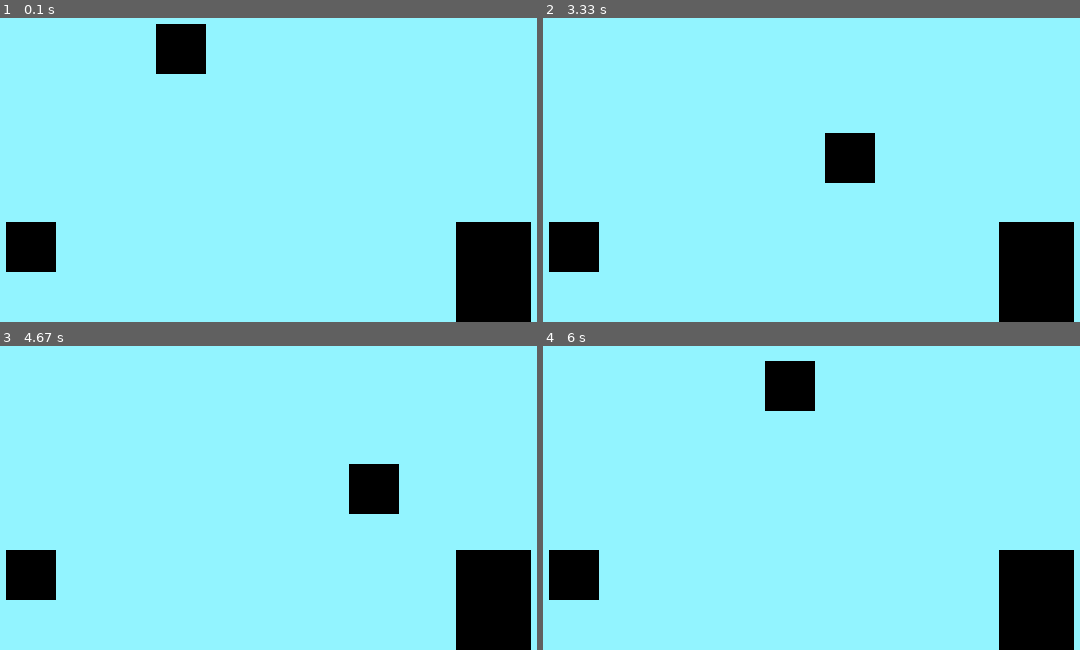
Above: before the commit, frames 1-4 (two rows, left to right).
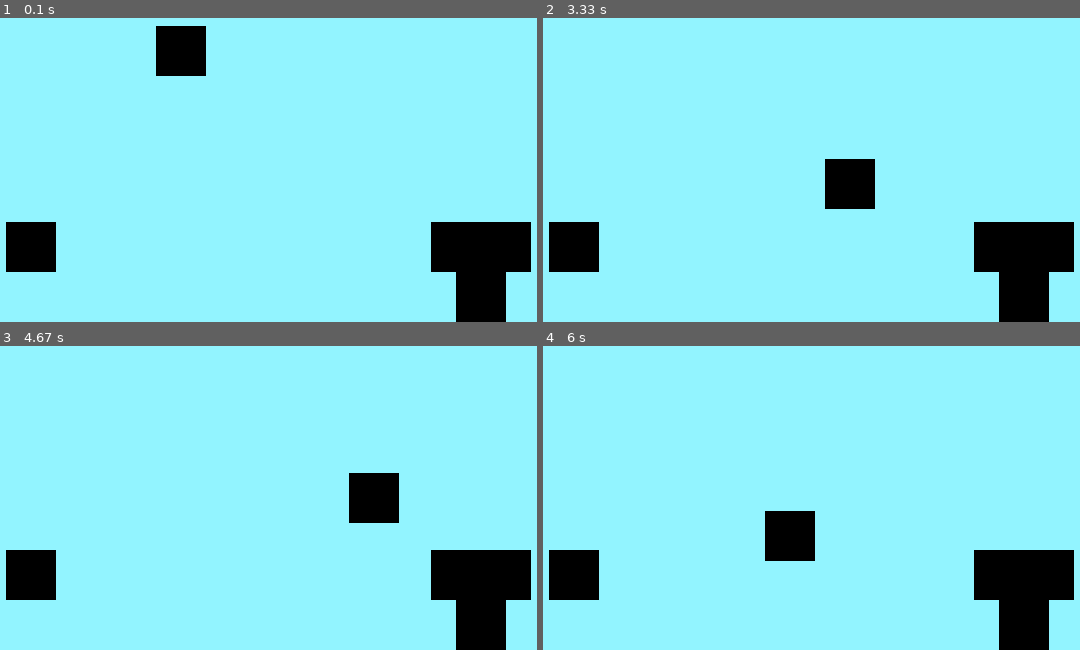
Above: after the commit, the same moments.

Repository: Jobjob321/Pygame-Platformer
Game: pygame game, started from main.py
Same seed, same stepped clock (60 frames per second), same inputs: the game is played once before the commit and once after it.
Inputs:
- Up to frame 1 (0.1 s): no input
- Up to frame 2 (3.33 s): hold Right 0.33-0.8 s; hold Right 0.83-1.3 s; hold Left 1.33-1.87 s; hold Left 1.9-2.3 s; hold Right 2.33-2.97 s; tap Space at 3 s
- Up to frame 3 (4.67 s): hold Left 3.33-3.8 s; tap Space at 3.4, 3.7, 3.9, 4.2, 4.4 s; hold Right 3.83-4.3 s; hold Right from 4.33 s (still down)
- Up to frame 4 (6 s): tap Space at 4.7, 4.9, 5.2, 5.47, 5.77, 5.9 s; release Right at 4.8 s; hold Left 4.83-5.37 s; hold Left 5.4-5.8 s; hold Right from 5.83 s (still down)

The runs differ from the first frame. In frame 1, 1.7% of the frame differs, in the area x 29-99%, y 1-100%; in frame 2, 3.1%; in frame 3, 2.1%; in frame 4, 4.6%, in the area x 41-99%, y 4-100%.

Commit message:
Fixed collision and gravity

Diff:
--- a/Player.py
+++ b/Player.py
@@ -5,7 +5,7 @@
 class Player:
     position = pygame.Vector2(200,500)
     y_momentum = 0.0
-    gravity = 500.0
+    gravity = 1000.0
     def Draw(screen, x, y):
         player_rect = pygame.Rect(x, y,50,50)
         pygame.draw.rect(screen, (0,0,0), player_rect)
--- a/main.py
+++ b/main.py
@@ -25,7 +25,7 @@
 
 #objects
 player = Player()
-objects = [Object(50,700,50,50), Object(500, 700, 75, 100)]
+objects = [Object(50,700,50,50), Object(500, 750, 50, 50), Object(475, 700, 100, 50)]
 while Running:
     clock.tick(300)
     now = time.time()
@@ -82,15 +82,17 @@
                     player.y_momentum = 0
                 applyGravity = True
             if abs(object_right - player.position.x) < collision_tolerance:
-                player.position.x = object_right
+                if (xbefore - player.position.x) > 0:
+                    player.position.x = object_right
             if abs(object.x - player_right) < collision_tolerance:
-                player.position.x = object.x - 50
+                if (xbefore - player.position.x) < 0:
+                    player.position.x = object.x - 50
 
         object.draw(screen)
 
 
     if CanJump == True and jump == True:
-        player.y_momentum -= 500
+        player.y_momentum = -500
         CanJump = False
 
     if applyGravity == True:
@@ -102,4 +104,5 @@
     Player.Draw(screen, player.position.x, player.position.y)
     pygame.display.update()
     applyGravity = True
+    xbefore = player.position.x
 pygame.quit()
